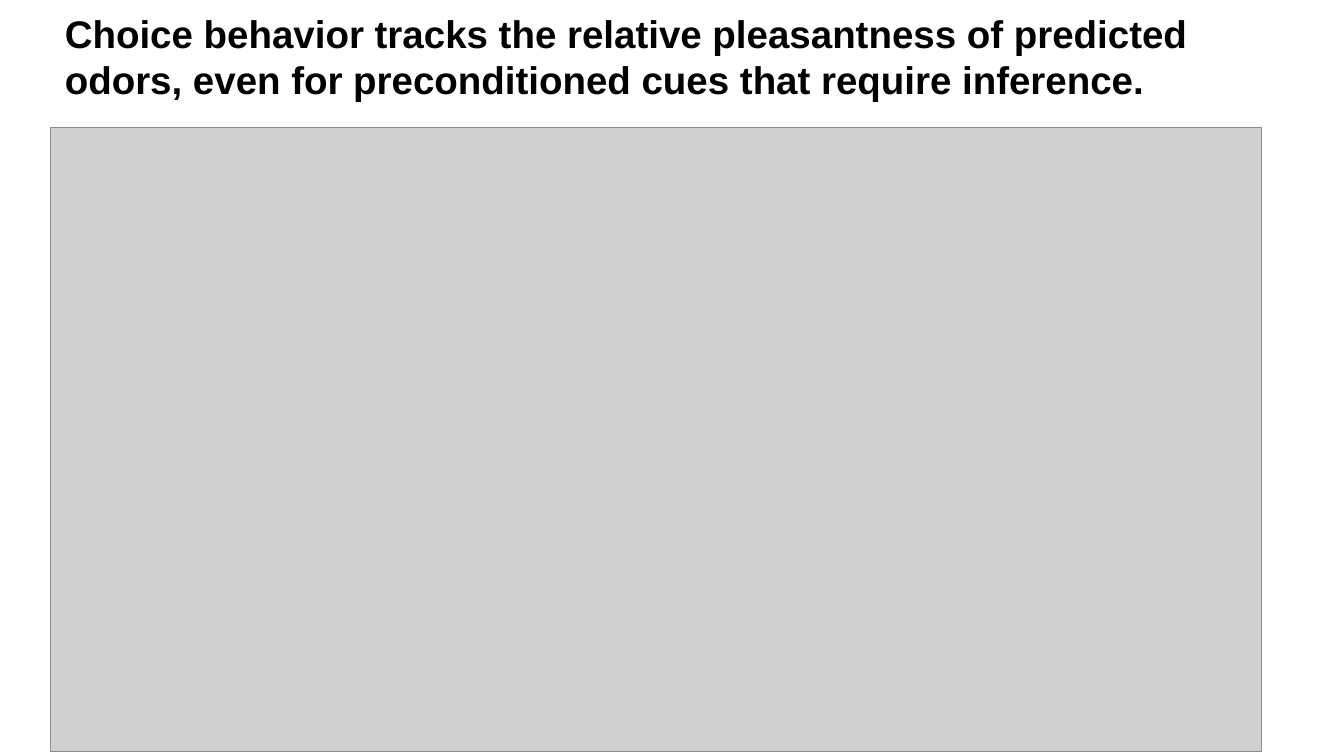
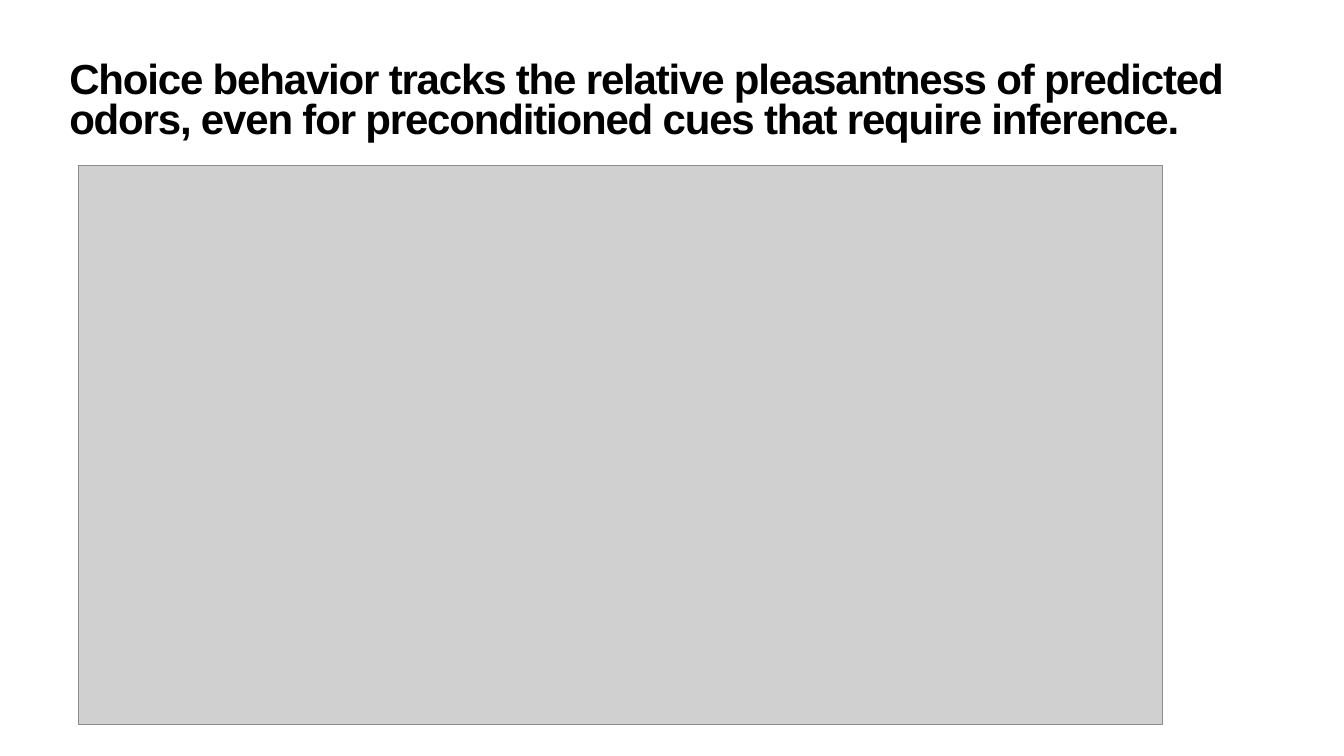
Before and after one commit to QingfangLiu/project-spcd, a slide deck: slide 16 of docs/Progress_branch_meeting.pptx. Drawn at 1344x756 pixels with LibreOffice and Linux fonts; fonts in the diff are those of the drawing; grey boxes stand for pictures. Boxes give left, top, right and bottom in pixels: in the first picture for what was removed or moved away, otherwise in the second. Text is boxed around its words. In the diff, an @@ line names an element or a change of style, - is before the commit and + after.

Commit message:
add png format for figure output and update branch meeting slides

```diff
--- a/docs/Progress_branch_meeting.pptx
+++ b/docs/Progress_branch_meeting.pptx
@@ title "Choice behavior tracks the relative ...": place and size @@
-title "Choice behavior tracks the relative ..." at (65, 20, 1187, 102)
+title "Choice behavior tracks the relative ..." at (69, 63, 1224, 143)
@@ title "Choice behavior tracks the relative ..." at (69, 63, 1224, 143): size 55 to 60 pt, letter spacing 0 to -1.7 pt; line spacing 1 to 0.8 @@
@@ picture: place and size @@
-picture at (50, 127, 1261, 752)
+picture at (79, 165, 1162, 724)
```
Also in this commit, not shown: 15 other slides changed, 1 slide added, 1 slide removed, 2 other files.
